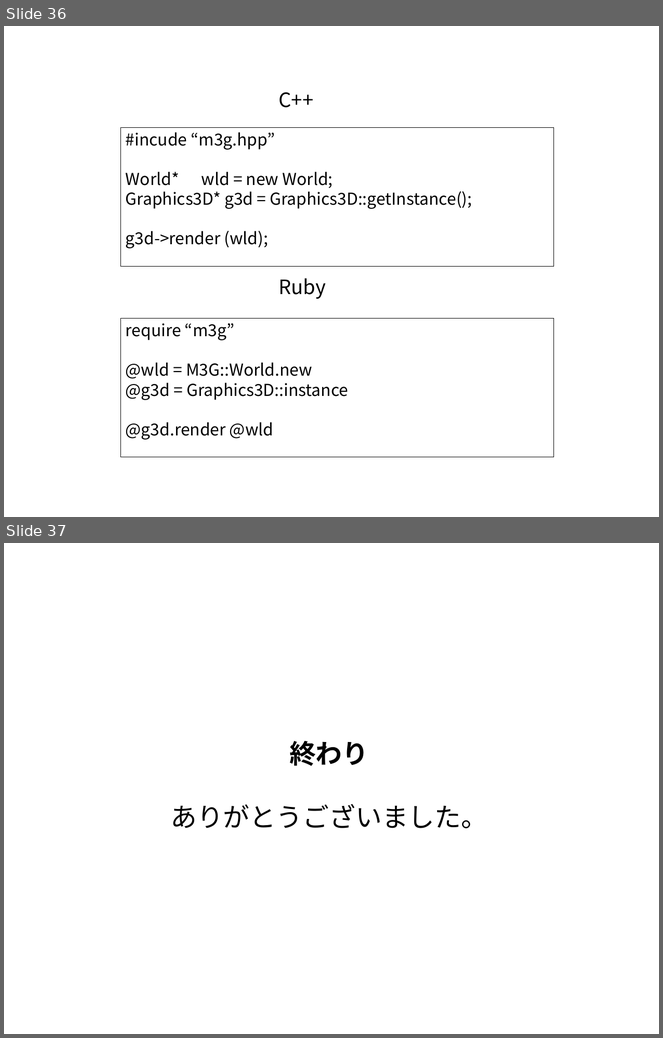
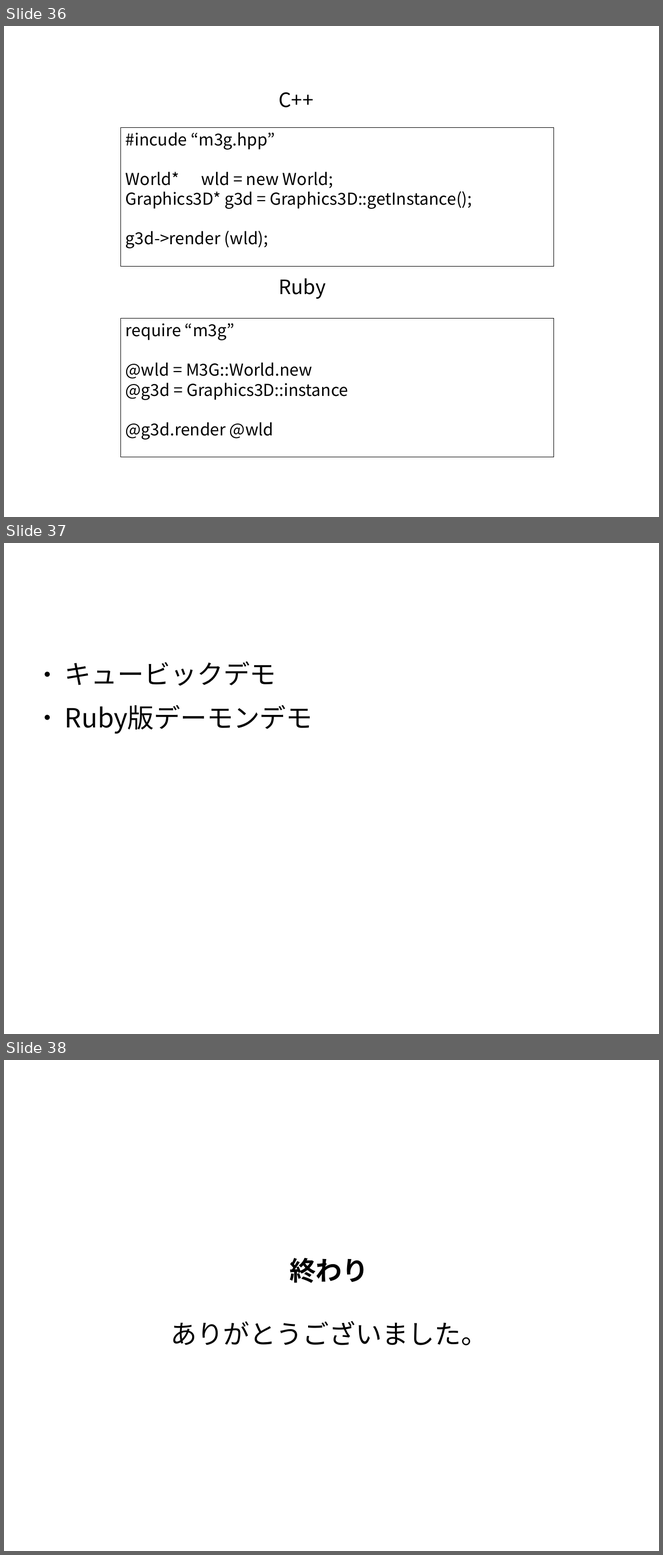
Before and after one commit to vadosnaprimer/desktop-m3g, a slide deck: doc/conference/Ruby会議2010.odp. Shown one above the other, each under a label of ours: slides 36 and 37 before the commit, slides 36, 37 and 38 after it. The pictures are 663x1038 and 663x1555 pixels, drawn with LibreOffice and Linux fonts; fonts in the diff are those of the drawing. Boxes give left, top, right and bottom in pixels: in the first picture for what was removed or moved away, otherwise in the second. Text is boxed around its words. In the diff, an @@ line names an element or a change of style, - is before the commit and + after.

```diff
--- a/doc/conference/Ruby会議2010.odp
+++ b/doc/conference/Ruby会議2010.odp
@@ slide 37 added at (x1=4, y1=543, x2=659, y2=1034), background #FFFFFF @@
@@ text added at (x1=65, y1=662, x2=313, y2=734), 32 pt, text #000000 @@
+● キュービックデモ
+● Ruby版デーモンデモ
@@ what was slide 37 is now slide 38 @@
```
Also in this commit, not shown: 15 slides changed, 3 other files.
